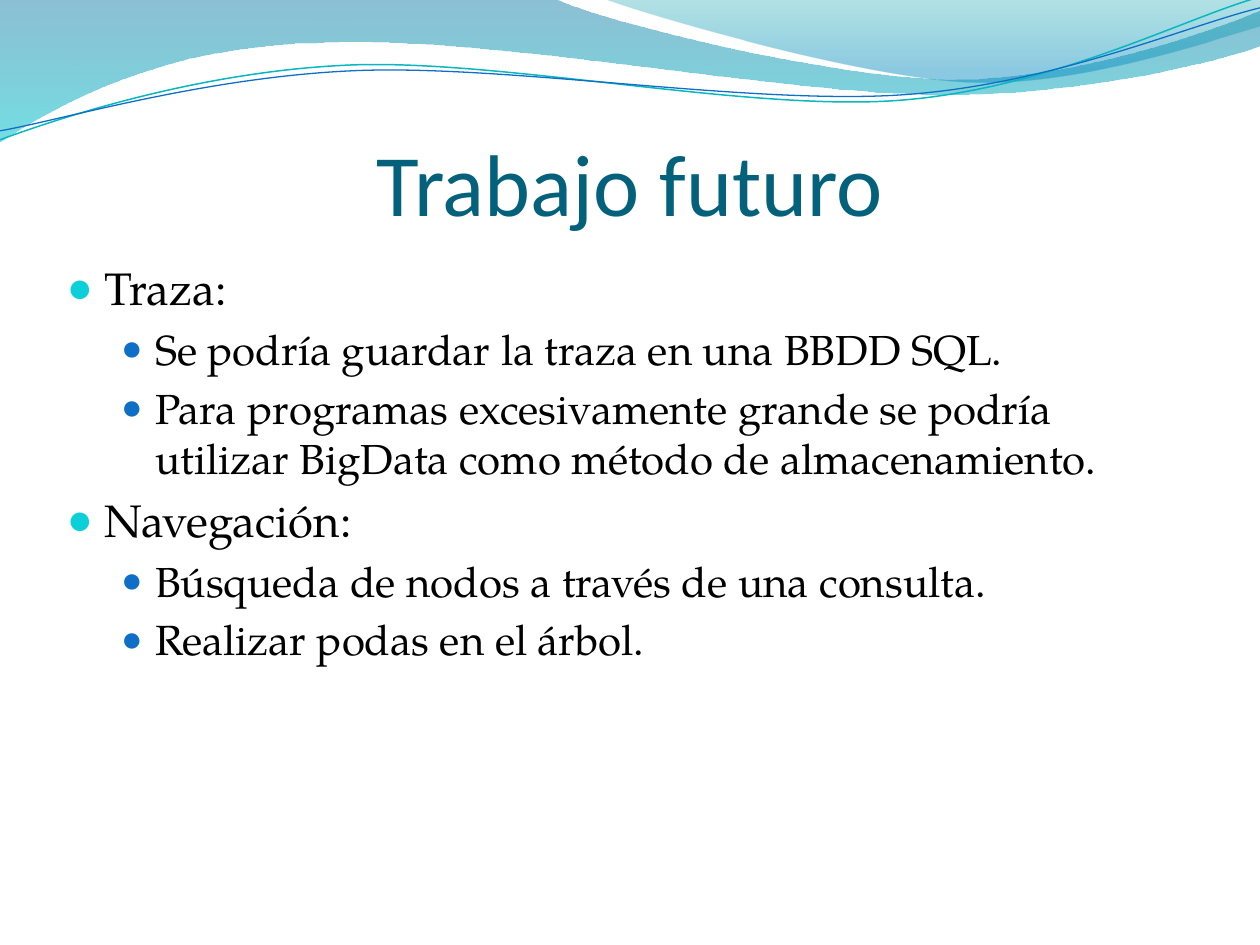
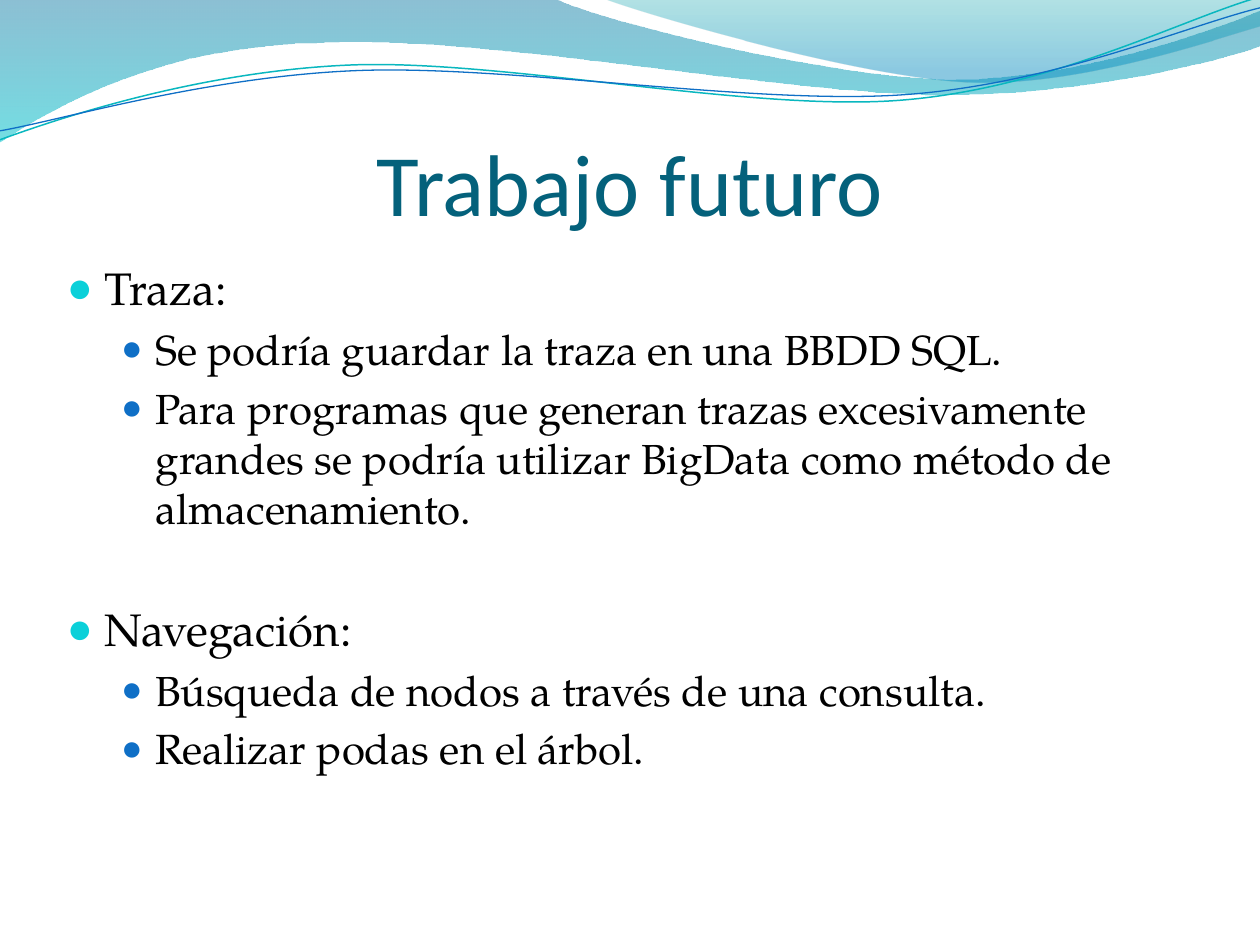
Before and after one commit to DiegoArranzGarcia/JavaTracer, a slide deck: slide 17 of JavaTracer/Analizador orientado a métodos para aplicaciones Java.pptx. Drawn at 1260x945 pixels with LibreOffice and Linux fonts; fonts in the diff are those of the drawing; background and template pictures are left out. Boxes give left, top, right and bottom in pixels: in the first picture for what was removed or moved away, otherwise in the second. Text is boxed around its words. In the diff, an @@ line names an element or a change of style, - is before the commit and + after.

```diff
--- a/JavaTracer/Analizador orientado a métodos para aplicaciones Java.pptx
+++ b/JavaTracer/Analizador orientado a métodos para aplicaciones Java.pptx
@@ text at <box>155,395,1112,525</box>: text changed @@
-  ● Para programas excesivamente grande se podría utilizar BigData como método de almacenamiento.
+  ● Para programas que generan trazas excesivamente grandes se podría utilizar BigData como método de almacenamiento.
```
Also in this commit, not shown: 2 other slides changed, 1 other file.
